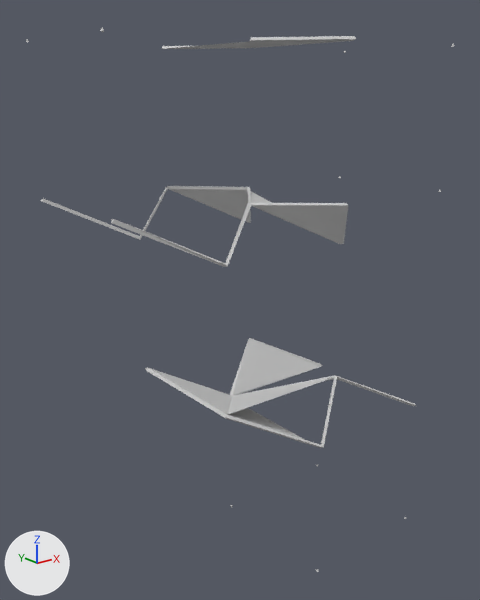
Two versions of the glTF model output-data/v1.1/corridors/9f5d0615-130a-479f-8b87-1104d931a407.glb, one commit apart.
Camera for both pictures: a 50 mm lens placed at (-0.1099, -0.037, 0.5659), pointed at (-0.0808, -0.0007, 0.5513). Lighting does not change. The marker at lower left points along +X, +Y and +Z. The first picture is the older version.

Names of what the first picture shows: '<OFFRoot>'.
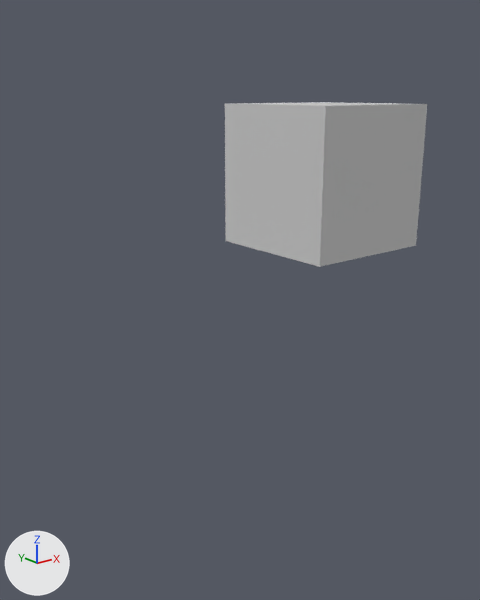
The change, as a diff of the scene's bpy script:
```diff
--- a/output-data/v1.1/corridors/9f5d0615-130a-479f-8b87-1104d931a407.glb.py
+++ b/output-data/v1.1/corridors/9f5d0615-130a-479f-8b87-1104d931a407.glb.py
@@ me_mesh_0 @@
 # used by ob_offroot; location = (0.0, 0.0, 0.0)
-me_mesh_0.from_pydata(...)  # 118 vertices, 188 faces; spans x -0.0924..-0.0676, y -0.0095..0.0066, z 0.5329..0.5691
+me_mesh_0.from_pydata(...)  # 8 vertices, 12 faces; spans x -0.0798..-0.0698, y -0.0076..0.0024, z 0.5551..0.5651
+# me_mesh_0 part 1: a new loose piece, a box spanning x -0.0798..-0.0698, y -0.0076..0.0024, z 0.5551..0.5651, in mat_material (light grey #cbcbcb)
+# me_mesh_0 part 2: the loose piece of 35 vertices spanning x -0.0924..-0.0764, y -0.008..0.0066, z 0.5559..0.559 is deleted
+# me_mesh_0 part 3: the loose piece of 30 vertices spanning x -0.0866..-0.0705, y -0.0095..0.0037, z 0.5429..0.5461 is deleted
+# me_mesh_0 part 4: the loose piece of 13 vertices spanning x -0.0823..-0.0776, y -0.008..0.0066, z 0.5688..0.5691 is deleted
+# other edits to the shape of me_mesh_0 do not show in these pictures
 me_mesh_0.materials.append(mat_material)
```

Boxes (x1, y1, x2, y2) around the edits, measured in the pictures (480 x 600 px):
'<OFFRoot>', reshaped (53% narrower, 70% shorter): before (26, 27, 454, 572); after (225, 102, 427, 267)
part 1 of me_mesh_0, added: after (225, 102, 427, 267)
part 2 of me_mesh_0, deleted: before (40, 186, 348, 267)
part 3 of me_mesh_0, deleted: before (145, 338, 416, 448)
part 4 of me_mesh_0, deleted: before (162, 36, 356, 49)
